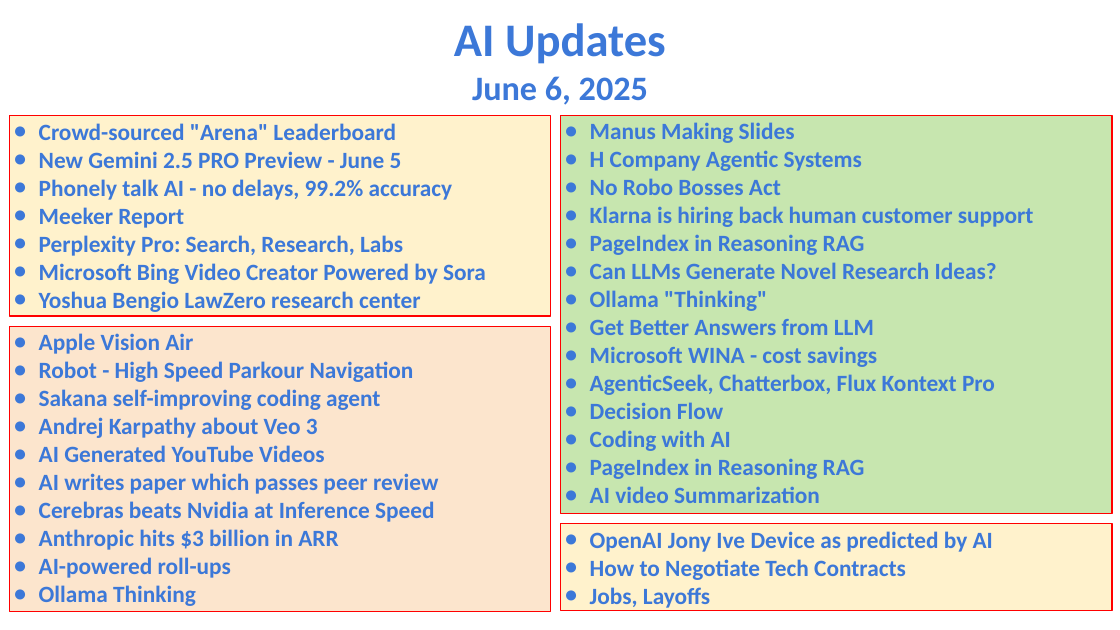
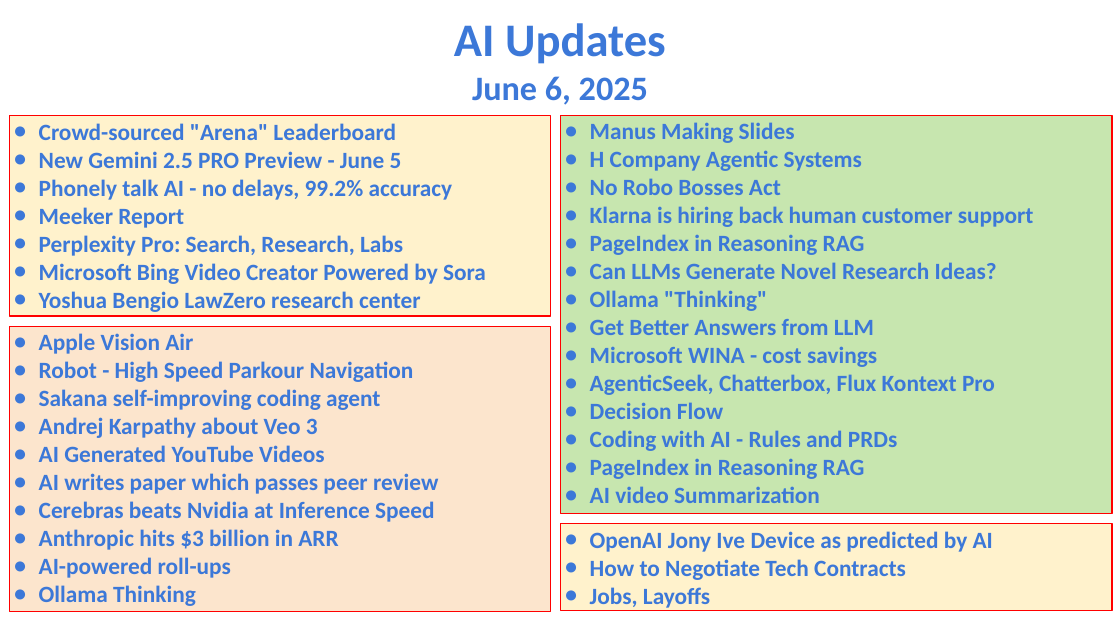
Before and after one commit to lselector/seminar, a slide deck: slide 1 of 2025/2025-06-06-AI-Updates.pptx. Drawn at 1120x630 pixels with LibreOffice and Linux fonts; fonts in the diff are those of the drawing. Boxes give left, top, right and bottom in pixels: in the first picture for what was removed or moved away, otherwise in the second. Text is boxed around its words. In the diff, an @@ line names an element or a change of style, - is before the commit and + after.

```diff
--- a/2025/2025-06-06-AI-Updates.pptx
+++ b/2025/2025-06-06-AI-Updates.pptx
@@ text in rectangle at <box>590,430,897,451</box>: text changed @@
-● Coding with AI
+● Coding with AI - Rules and PRDs
```
Also in this commit, not shown: 5 other slides changed.
